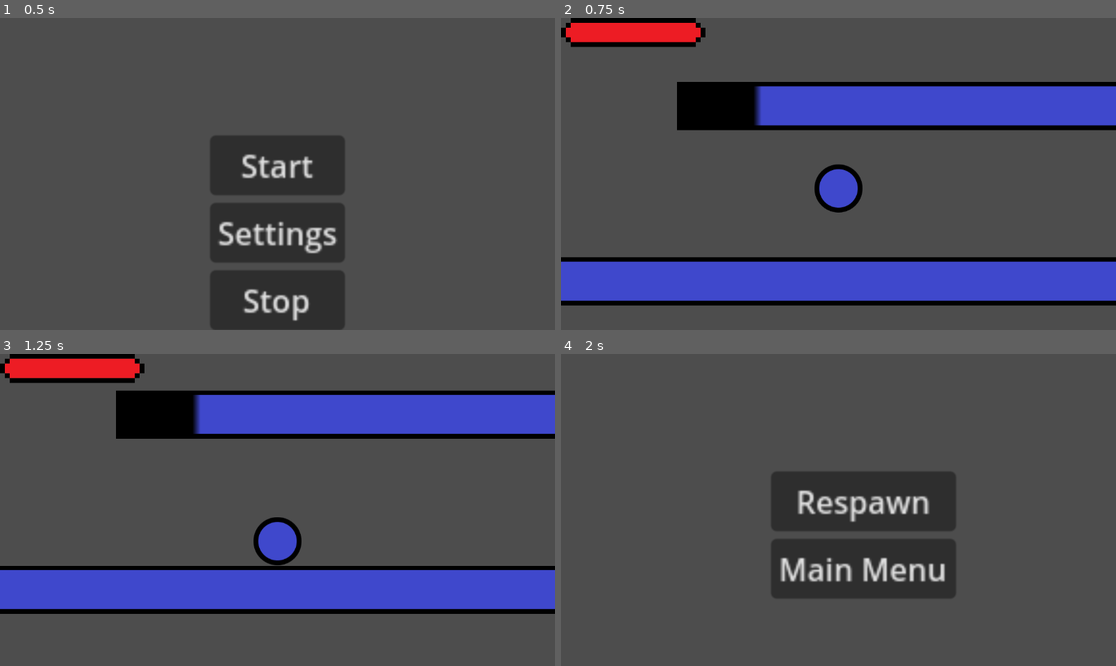
Above: before the commit, frames 1-4 (two rows, left to right).
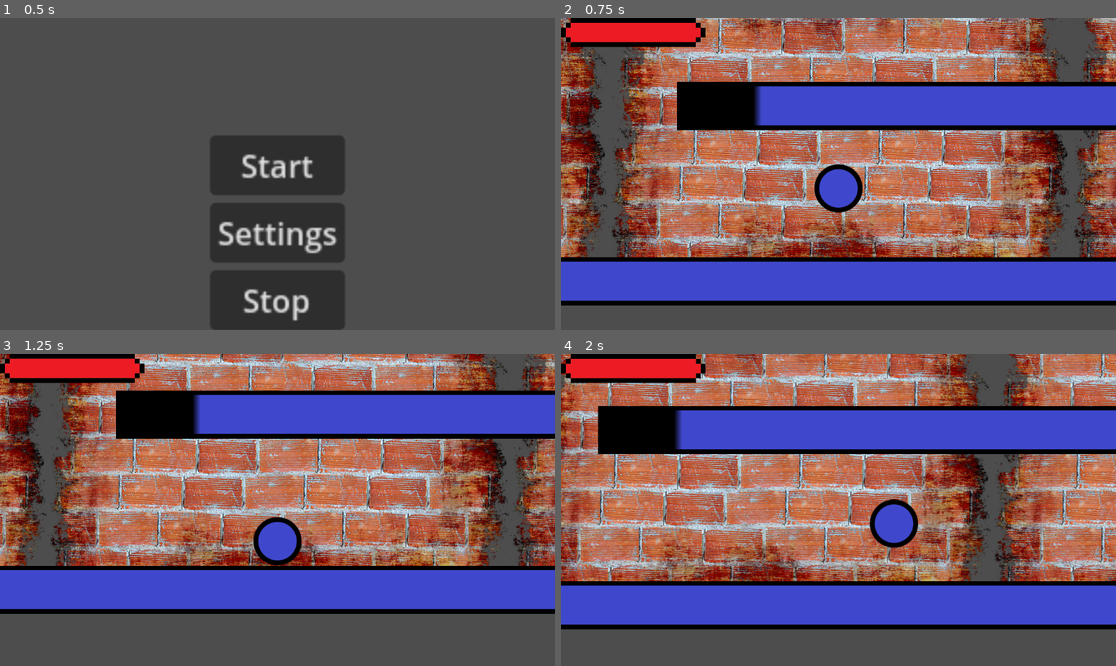
Above: after the commit, the same moments.

Repository: MetalBoy0/Bulgeon
Game: Godot game, scene res://Menus/Main Menu/MainMenu.tscn
Same seed, same stepped clock (60 frames per second), same inputs: the game is played once before the commit and once after it.
Inputs (mouse positions are in pixels of both pictures, inside the frame that each line leads up to):
- Up to frame 1 (0.5 s): no input
- Up to frame 2 (0.75 s): click "Start" at 0.5 s
- Up to frame 3 (1.25 s): no input
- Up to frame 4 (2 s): tap Enter (ui_accept) at 1.25 s; move the mouse to (960, 494) at 1.27 s; hold D (move_right) from 1.28 s (still down); tap Space (groundpound_attack) at 1.35 s; click (960, 494) at 1.42 s; tap W (jump) at 1.52 s

Frame 1 is identical in both runs. In frame 2, 53% of the frame differs, in the area x 0-100%, y 0-77%; in frame 3, 46%; in frame 4, 84%, in the area x 0-100%, y 0-89%.

Commit message:
Paralax Bugged
The sprites are shifted.

Diff:
--- a/Main.tscn
+++ b/Main.tscn
@@ -7,6 +7,7 @@
 [ext_resource type="Texture2D" uid="uid://cjx7xk3la1t25" path="res://Player Stuff/Health/Health_Bar_Progress.png" id="4_umhaq"]
 [ext_resource type="Script" path="res://Player Stuff/Health/HealthBar.gd" id="5_d3018"]
 [ext_resource type="Script" path="res://Enemy.gd" id="7_soyqi"]
+[ext_resource type="Texture2D" uid="uid://cjhjy62mwqqw7" path="res://Background (Liam's)/ar.png" id="8_dj2gr"]
 
 [sub_resource type="CircleShape2D" id="CircleShape2D_tvq21"]
 radius = 50.01
@@ -28,10 +29,9 @@
 maxRollHoldDuration = 1.75
 minRollHoldDuration = 0.5
 maxRollDuration = 0.25
-rollSpeed = 5500
 groundPoundSpeed = 4000.0
 groundPoundMaxDur = 2.0
-maxSpeed = 700.0
+maxSpeed = 200.0
 acceleration = 400.0
 jumpForce = 600.0
 drag = 5.0
@@ -125,3 +125,16 @@
 
 [node name="Sprite2D" type="Sprite2D" parent="Enemy"]
 texture = ExtResource("3_bsgji")
+
+[node name="ParallaxBackground" type="ParallaxBackground" parent="."]
+
+[node name="ParallaxLayer" type="ParallaxLayer" parent="ParallaxBackground"]
+motion_offset = Vector2(0, -100)
+motion_mirroring = Vector2(1920, 0)
+
+[node name="Sprite2D" type="Sprite2D" parent="ParallaxBackground/ParallaxLayer"]
+texture = ExtResource("8_dj2gr")
+
+[node name="Sprite2D2" type="Sprite2D" parent="ParallaxBackground/ParallaxLayer"]
+position = Vector2(960, 0)
+texture = ExtResource("8_dj2gr")
Binary file added: Background (Liam's)/R.png
Not shown, added: Background (Liam's)/R.png.import
Binary file added: Background (Liam's)/ar.png
Not shown, added: Background (Liam's)/ar.png.import
Not shown: 1 places in Main.tscn that only renumber resources
Binary file added: R.png
Not shown, added: R.png.import
Not shown, added: Background (Liam's)/OIP.jfif
